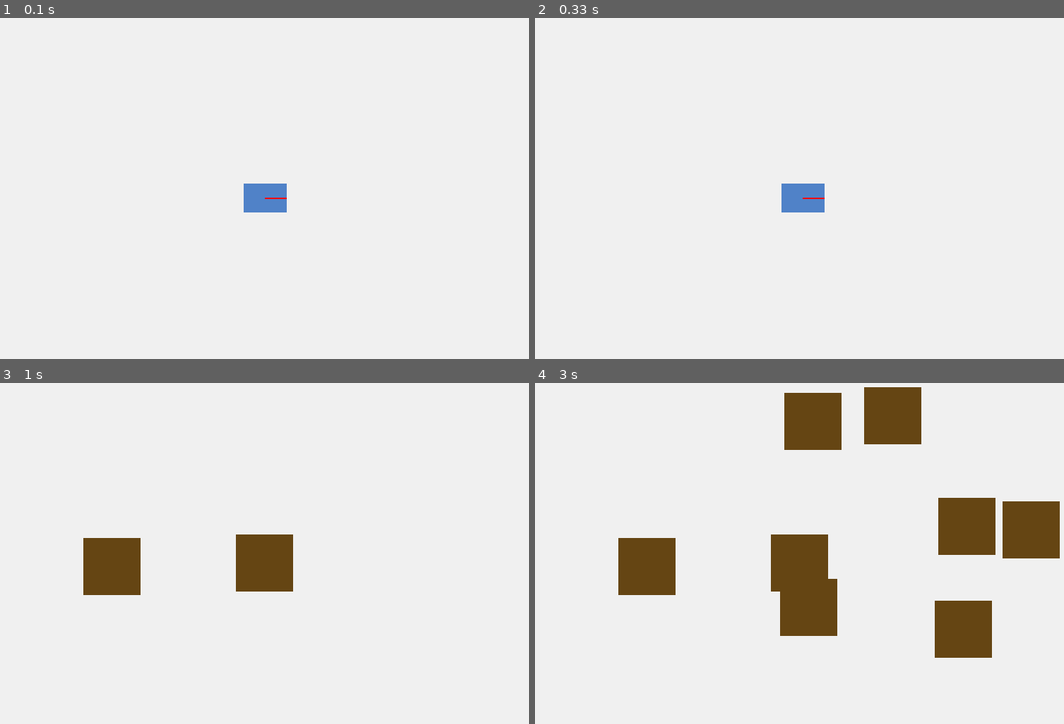
Above: before the commit, frames 1-4 (two rows, left to right).
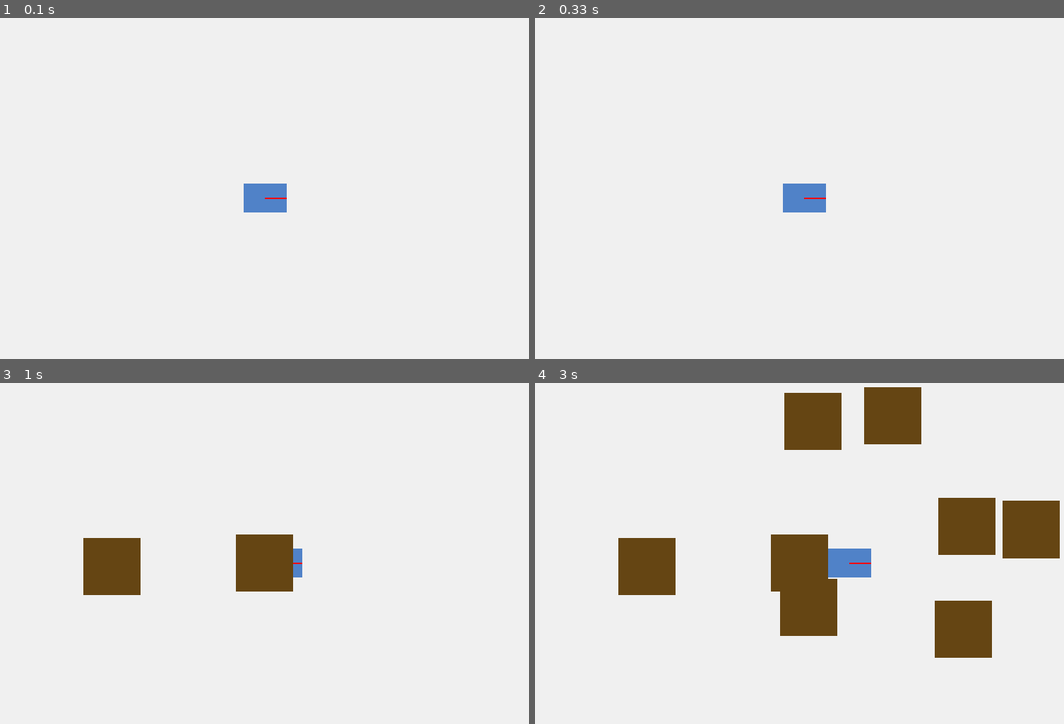
Above: after the commit, the same moments.

Repository: CrazyDreamer2000/ProjetRobotique-UL2IN013
Game: pygame game, started from Projet_Clean/main.py
The game is run twice, just before and just after one commit, with the same random seed, the same clock (stepped at 60 frames per second) and the same inputs.
Inputs (mouse positions are in pixels of both pictures, inside the frame that each line leads up to):
- Up to frame 1 (0.1 s): no input
- Up to frame 2 (0.33 s): no input
- Up to frame 3 (1 s): click (264, 563) at 0.38 s; click (111, 567) at 0.72 s
- Up to frame 4 (3 s): click (894, 417) at 1.05 s; click (810, 420) at 1.38 s; click (810, 608) at 1.72 s; click (963, 628) at 2.05 s; click (968, 526) at 2.38 s; click (1032, 529) at 2.72 s

Frame 1 is identical in both runs. In frame 2, less than 0.1% of the frame differs, in the area x 46-56%, y 48-58%; in frame 3, 0.1%; in frame 4, 0.7%, in the area x 55-100%, y 34-58%.

Commit message:
Ajout du parseur pour arguments dans le Terminal. Dimensions du monde maintenant en mètres dans config. Utilisation des paramètres config dans le main. Modification spécification ajout_obstacle (prend maintenant coordonnées, pas obstacle). Position de l'obstacle en mètres. Robot ne fait qu'un carré. Ajout param orientation dans classe Robot. Ajout classe Capteurs dans types.py pour prep capteurs. Adaptation fonction dessiner_obstacles.

Diff:
--- a/Projet_Clean/affichage/pygame_view.py
+++ b/Projet_Clean/affichage/pygame_view.py
@@ -29,19 +29,23 @@
     fx, fy = transformer_point(L, 0, cx, cy, ori) # pixels (devant du robot)
     pygame.draw.line(screen, (255, 0, 0), (cx, cy), (fx, fy), 2) # dessiner la direction de l'ecran
 
-def dessiner_obstacles(screen, obstacles, couleur=cfg.COULEUR_OBSTACLE):
+def dessiner_obstacles(screen, monde, couleur=cfg.COULEUR_OBSTACLE):
     """Dessine tous les obstacles sur l'écran"""
 
-    for obs in obstacles:
+    for obs in monde.liste_obstacles:
 
-        L = obs.longueur * cfg.SCALE / 2
-        l = obs.largeur * cfg.SCALE / 2
+        for obs in monde.liste_obstacles:
 
-        points = [
-                    (obs.x - L, obs.y - l), # coin arrière-gauche
-                    (obs.x + L, obs.y - l), # coin avant-gauche
-                    (obs.x + L, obs.y + l), # coin avant-droit
-                    (obs.x - L, obs.y + l) # coin arrière-droit
-                ]
+            cx = obs.x * cfg.SCALE
+            cy = obs.y * cfg.SCALE
+            L = obs.longueur * cfg.SCALE / 2
+            l = obs.largeur * cfg.SCALE / 2
 
-        pygame.draw.polygon(screen,couleur, points)
+            points = [
+                        (cx - L, cy - l), # coin arrière-gauche
+                        (cx + L, cy - l), # coin avant-gauche
+                        (cx + L, cy + l), # coin avant-droit
+                        (cx - L, cy + l) # coin arrière-droit
+                    ]
+
+            pygame.draw.polygon(screen, couleur, points)
--- a/Projet_Clean/config.py
+++ b/Projet_Clean/config.py
@@ -1,6 +1,6 @@
-# Fenêtre
-LARGEUR_FENETRE_PX = 900
-HAUTEUR_FENETRE_PX = 600
+# Monde en mètres
+LONGUEUR_MONDE = 4.5
+LARGEUR_MONDE = 3
 
 # Conversion monde (mètres) -> écran (pixels)
 SCALE = 200  # px/m
--- a/Projet_Clean/controle/AlgoCarre.py
+++ b/Projet_Clean/controle/AlgoCarre.py
@@ -3,7 +3,7 @@
 class AlgoCarre:
     """Algorithme pour tracer un carré"""
 
-    def __init__(self, vitesse_roues=3, duree_avance=4, duree_tourne=1.3):
+    def __init__(self, vitesse_roues=4, duree_avance=4, duree_tourne=0.97):
         self.vitesse = vitesse_roues
         self.duree_avance = duree_avance
         self.duree_tourne = duree_tourne
@@ -12,8 +12,17 @@
         self.temps = 0.0
         self.cotes_faits = 0
 
+        self.arret = False
+
+
     def calculer_commande(self, robot, dt):
         """Prend en argument le robot et un tick de temps et renvoie les vitesses de la roue gauche et droite"""
+
+        if self.cotes_faits >= 4: # Conditions d'arrêt
+            self.arret = True
+        if self.arret:
+            return 0,0
+
         self.temps += dt
 
         # Avance tout droit
@@ -30,7 +39,4 @@
                 self.etat = "avance"
                 self.cotes_faits += 1 # Un des cotés a été complété
 
-                if self.cotes_faits >= 4:
-                    return 0.0, 0.0  # carré terminé
-
             return -self.vitesse, self.vitesse # Sinon, on continue de tourner sur place
--- a/Projet_Clean/controle/AlgoTournerSurPlace.py
+++ b/Projet_Clean/controle/AlgoTournerSurPlace.py
@@ -3,7 +3,7 @@
 class AlgoTournerSurPlace:
     """Fait tourner le robot sur place en continu"""
 
-    def __init__(self, vitesse, sens="gauche"):
+    def __init__(self, vitesse=0.6, sens="gauche"):
         self.vitesse = vitesse
         self.sens = sens # "gauche" ou "droite"
 
--- a/Projet_Clean/core/robot.py
+++ b/Projet_Clean/core/robot.py
@@ -1,16 +1,23 @@
 import math
-from .types import Pos2D, CommandeRoues, EtatRoues
+from .types import Pos2D, CommandeRoues, EtatRoues, Capteurs
 from .cinematique import CinematiqueDeuxRoues
+
+ORIENTATIONS = {
+                "droite" : 0,
+                "haut" : math.pi / 2,
+                "gauche" : math.pi,
+                "bas" : -math.pi / 2
+             }
 
 class Robot:
     """Le "core" du robot"""
-    def __init__(self, rayon_roue_m: float, ecartement_roues_m: float):
+    def __init__(self, rayon_roue_m: float, ecartement_roues_m: float, ori_initiale="droite"):
 
         # Modèle qui traduit les vitesses des roues en déplacement du robot
         self.modele_mouvement = CinematiqueDeuxRoues(rayon_roue_m, ecartement_roues_m)
 
         # Position & angle du robot (séparé du core)
-        self.pos = Pos2D(0.0, 0.0, 0.0)
+        self.pos = Pos2D(0.0, 0.0, ORIENTATIONS[ori_initiale])
 
         # Commandes envoyées aux roues
         self.commande = CommandeRoues(0.0, 0.0)
@@ -25,6 +32,14 @@
 
         # Flag pour déterminer si le robot est en collision
         self.en_collision = False
+
+        self.capteurs = Capteurs(accelerometre=0.0, capteur_distance=0.0)
+
+    def maj_capteurs(self):
+        """
+        Met à jour les capteurs du robot
+        """
+        pass
 
     def definir_commande_roues(self, vitesse_rotation_gauche: float, vitesse_rotation_droite: float):
         self.commande = CommandeRoues(vitesse_rotation_gauche, vitesse_rotation_droite)
--- a/Projet_Clean/core/types.py
+++ b/Projet_Clean/core/types.py
@@ -24,3 +24,10 @@
     vitesse_rotation_droite: float #
     rotation_totale_gauche: float # rad
     rotation_totale_droite: float #
+
+
+@dataclass
+class Capteurs:
+    """Différentes valeurs des capteurs envoyées au robot"""
+    accelerometre: float
+    capteur_distance: float
--- a/Projet_Clean/main.py
+++ b/Projet_Clean/main.py
@@ -1,24 +1,52 @@
 import pygame
+import argparse
 import config as cfg
 from core.robot import Robot
 from monde import Obstacle, Monde
 from controle.AlgoCarre import AlgoCarre
+from controle.AlgoTournerSurPlace import AlgoTournerSurPlace
 from affichage.pygame_view import dessiner_robot, dessiner_obstacles
 
-largeur, hauteur = 900, 600 # = 4.5 mètres * 3 mètres
+parser = argparse.ArgumentParser()
+
+parser.add_argument(
+    "--algo",
+    type=str,
+    default="carre",
+    choices=["carre", "tourner"],
+    help="Nom de l'algorithme (carre, tourner)"
+)
+parser.add_argument(
+    "--vitesse_roues",
+    type=float,
+    default=4.0,
+    help="Vitesse des roues en rad/s"
+)
+parser.add_argument(
+    "--orientation",
+    type=str,
+    default="droite",
+    choices=["droite", "haut", "gauche", "bas"],
+    help="Orientation initiale du robot (gauche, droite, haut, bas)"
+)
+args = parser.parse_args()
+
+# Algorithmes
+ALGOS = {
+            "tourner" : AlgoTournerSurPlace,
+            "carre" : AlgoCarre
+        }
 
 pygame.init()
-screen = pygame.display.set_mode((largeur, hauteur))
+screen = pygame.display.set_mode((cfg.LONGUEUR_MONDE * cfg.SCALE, cfg.LARGEUR_MONDE * cfg.SCALE))
 clock = pygame.time.Clock()
 
-robot = Robot(cfg.RAYON_ROUE, cfg.ECARTEMENT_ROUES)
-robot.pos.x = (largeur / 2) / cfg.SCALE # pixels -> metres
-robot.pos.y = (hauteur / 2) / cfg.SCALE #
+robot = Robot(cfg.RAYON_ROUE, cfg.ECARTEMENT_ROUES, args.orientation)
+robot.pos.x = cfg.LONGUEUR_MONDE / 2 # metres
+robot.pos.y = cfg.LARGEUR_MONDE / 2 #
 
-algo = AlgoCarre()
-
-# Créer le monde
 monde = Monde()
+algo = ALGOS[args.algo](args.vitesse_roues)
 
 running = True
 while running:
@@ -29,20 +57,20 @@
             running = False
         if event.type == pygame.MOUSEBUTTONDOWN and event.button == 1:
             obs_mousex,obs_mousey= pygame.mouse.get_pos()
-            obstacle = Obstacle(obs_mousex,obs_mousey,cfg.TAILLE_OBSTACLE,cfg.TAILLE_OBSTACLE)
-            monde.ajouter_obstacle(obstacle)
+            monde.ajouter_obstacle(obs_mousex,obs_mousey)
 
+    robot.maj_capteurs()
 
     # Calculer la commande SEULEMENT si le robot n'est pas en collision
     if not robot.en_collision:
-        vg, vd = algo.calculer_commande(robot, dt)
-        robot.definir_commande_roues(vg, vd)
+        v_r_g, v_r_d = algo.calculer_commande(robot, dt)
+        robot.definir_commande_roues(v_r_g, v_r_d)
 
     robot.step(dt, monde)
 
     screen.fill((240, 240, 240))
     dessiner_robot(screen, robot)
-    dessiner_obstacles(screen, monde.obstacles)
+    dessiner_obstacles(screen, monde)
     pygame.display.flip()
 
 pygame.quit()
--- a/Projet_Clean/monde.py
+++ b/Projet_Clean/monde.py
@@ -1,23 +1,24 @@
 # On pourrait mettre ici tout ce qui concerne l'interface, les obstacles, etc
+from dataclasses import dataclass
 import config as cfg
 
+@dataclass
 class Obstacle:
-    def __init__(self,x,y,largeur,longueur):
-        self.x= x # pixels
-        self.y= y # pixels
-        self.largeur = largeur # mètres
-        self.longueur = longueur # mètres
+    x: float # mètres
+    y: float # mètres
+    largeur: float # mètres
+    longueur: float # mètres
 
 
 class Monde:
     """Représente l'environnement avec les obstacles"""
 
     def __init__(self):
-        self.obstacles = []
+        self.liste_obstacles = []
 
-    def ajouter_obstacle(self, obstacle):
+    def ajouter_obstacle(self, x, y):
         """Ajoute un obstacle au monde"""
-        self.obstacles.append(obstacle)
+        self.liste_obstacles.append(Obstacle(x/cfg.SCALE, y/cfg.SCALE, cfg.TAILLE_OBSTACLE, cfg.TAILLE_OBSTACLE))
 
     def collisions_robot(self, pos_robot):
         """
@@ -32,7 +33,7 @@
         robot_l = cfg.ROBOT_LARGEUR * cfg.SCALE / 2
 
         # Pour chaque obstacle
-        for obs in self.obstacles:
+        for obs in self.liste_obstacles:
             # Dimensions de l'obstacle en pixels
             obs_L = obs.longueur * cfg.SCALE / 2
             obs_l = obs.largeur * cfg.SCALE / 2
